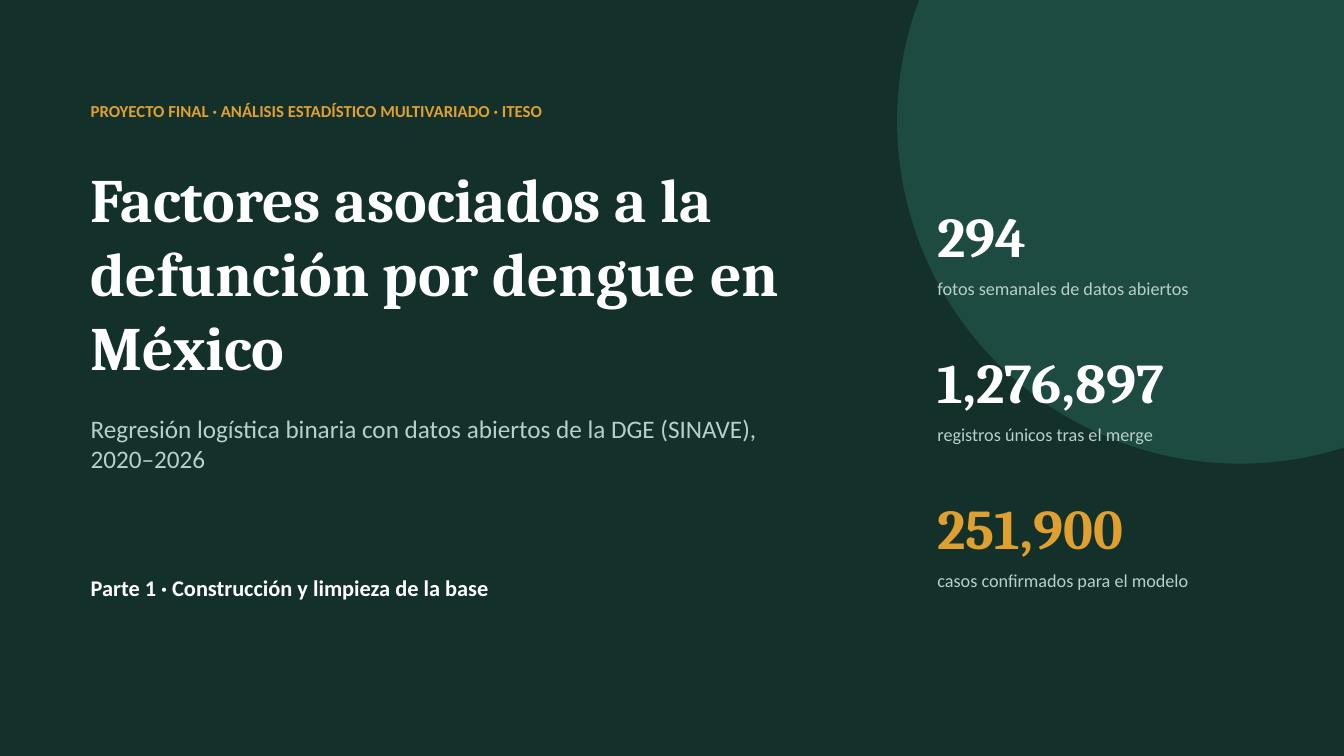
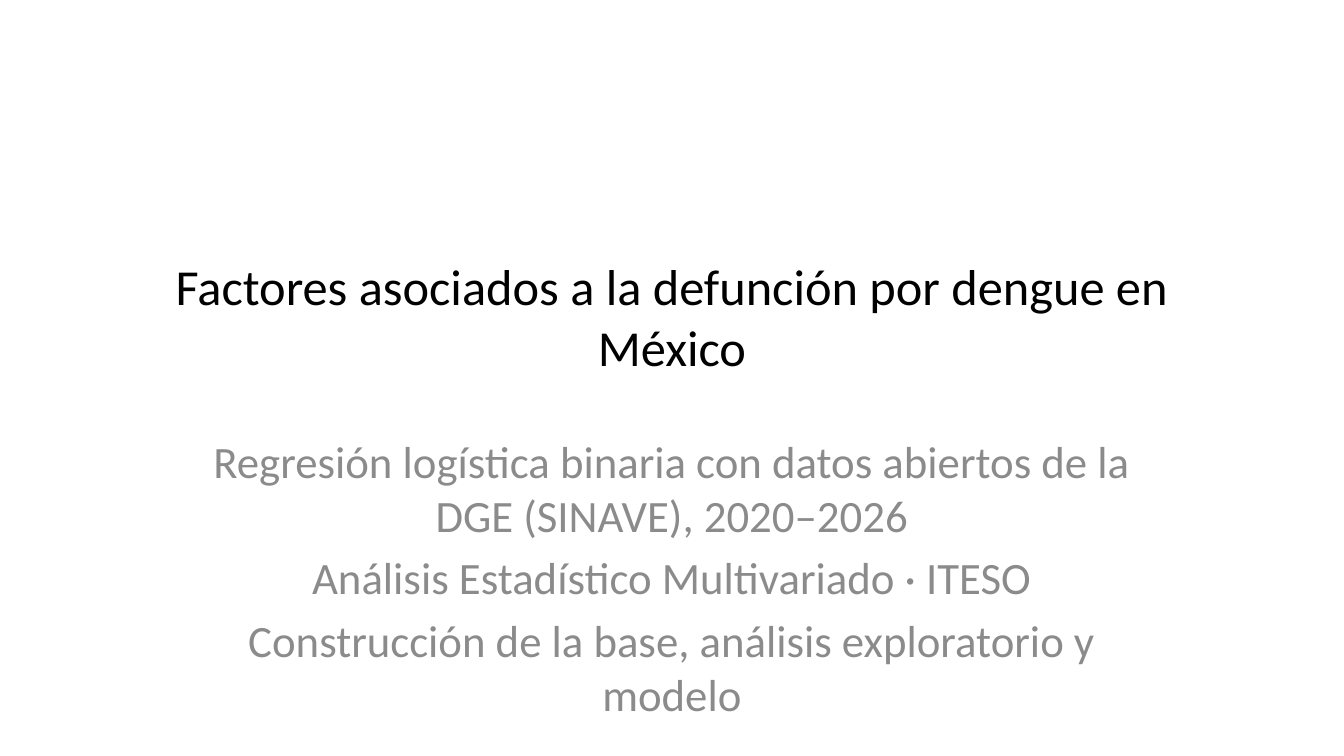
Before and after one commit to lbeltran-dev/Modelo-de-Regresion-Logistica-Para-Defuncion-Por-Dengue, a slide deck: slide 1 of presentacion/Presentacion_Dengue.pptx. Drawn at 1344x756 pixels with LibreOffice and Linux fonts; fonts in the diff are those of the drawing. Boxes give left, top, right and bottom in pixels: in the first picture for what was removed or moved away, otherwise in the second. Text is boxed around its words. In the diff, an @@ line names an element or a change of style, - is before the commit and + after.

```diff
--- a/presentacion/Presentacion_Dengue.pptx
+++ b/presentacion/Presentacion_Dengue.pptx
@@ background #13302B to #FFFFFF @@
@@ ellipse removed at box(897, 0, 1344, 464) @@
@@ text removed at box(91, 104, 542, 117) @@
-PROYECTO FINAL · ANÁLISIS ESTADÍSTICO MULTIVARIADO · ITESO
@@ title "Factores asociados a la defunción ...": place and size @@
-title "Factores asociados a la defunción ..." at box(91, 179, 779, 371)
+title "Factores asociados a la defunción ..." at box(176, 270, 1168, 367)
@@ title "Factores asociados a la defunción ..." at box(176, 270, 1168, 367): size 44 to 36 pt, font Cambria to Calibri, text colour #FFFFFF to #000000, bold off; alignment left to centre; less space between paragraphs; vertical alignment top to middle @@
@@ text removed at box(937, 219, 1026, 258) @@
-294
@@ text removed at box(937, 282, 1188, 295) @@
-fotos semanales de datos abiertos
@@ text removed at box(937, 365, 1163, 411) @@
-1,276,897
@@ text removed at box(91, 420, 756, 468) @@
-Regresión logística binaria con datos abiertos de la DGE (SINAVE), 2020–2026
@@ subtitle added at box(213, 447, 1129, 711), 32 pt, text #8C8C8C @@
+Regresión logística binaria con datos abiertos de la DGE (SINAVE), 2020–2026
+Análisis Estadístico Multivariado · ITESO
+Construcción de la base, análisis exploratorio y modelo
@@ text removed at box(937, 428, 1153, 444) @@
-registros únicos tras el merge
@@ text removed at box(937, 511, 1123, 557) @@
-251,900
@@ text removed at box(91, 580, 488, 600) @@
-Parte 1 · Construcción y limpieza de la base
@@ text removed at box(937, 574, 1188, 590) @@
-casos confirmados para el modelo
```
Also in this commit, not shown: 16 other slides changed, 27 slides added, 1 slide removed, 1 other file.
